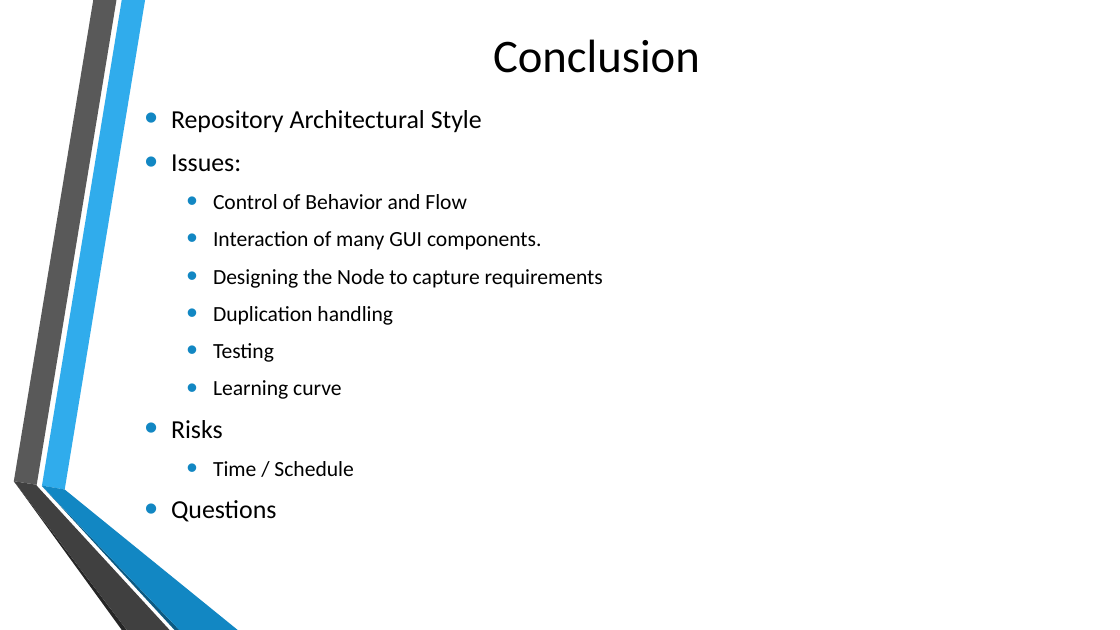
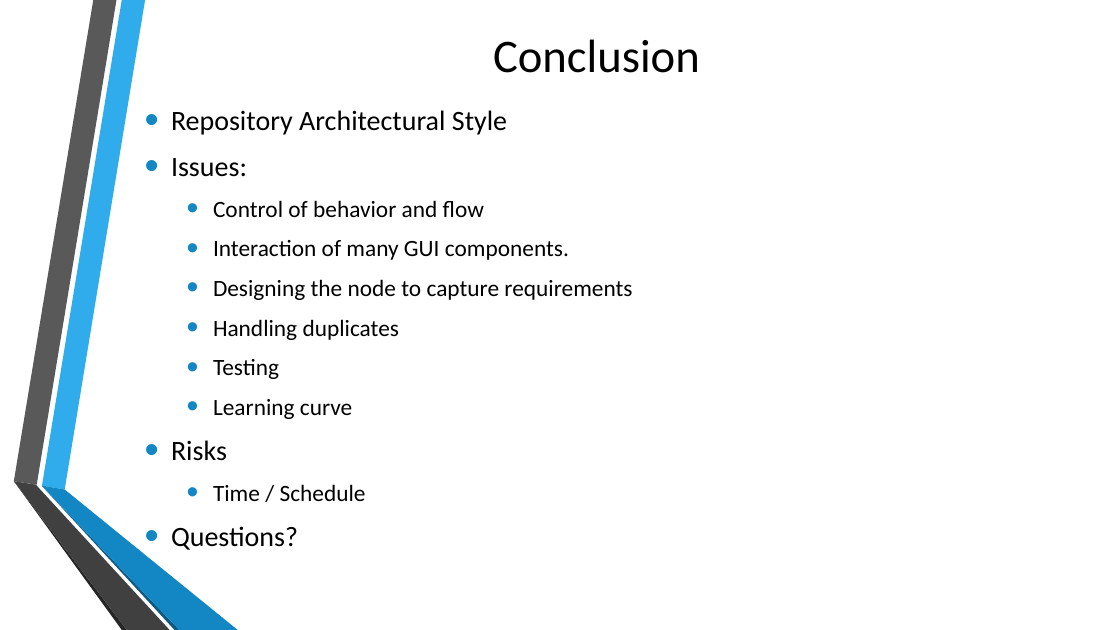
Before and after one commit to NMSU-SDev/team-FE, a slide deck: slide 6 of trunk/docs/TeamFE-ArchPresentation.pptx. Drawn at 1120x630 pixels with LibreOffice and Linux fonts; fonts in the diff are those of the drawing; background and template pictures are left out. Boxes give left, top, right and bottom in pixels: in the first picture for what was removed or moved away, otherwise in the second. Text is boxed around its words. In the diff, an @@ line names an element or a change of style, - is before the commit and + after.

```diff
--- a/trunk/docs/TeamFE-ArchPresentation.pptx
+++ b/trunk/docs/TeamFE-ArchPresentation.pptx
@@ text at (171, 110, 569, 501): size 22.2 to 24 pt in "Repository Architectural Style", "Issues:", "Risks"; size 18.5 to 20 pt in "Interaction of many GUI components.", "Testing", "Learning curve", "Time / Schedule" @@
@@ text at (213, 200, 484, 217): text changed; size 18.5 to 20 pt @@
-  • Control of Behavior and Flow
+  • Control of behavior and flow
@@ text at (213, 279, 632, 340): text changed; size 18.5 to 20 pt @@
-  • Designing the Node to capture requirements
-  • Duplication handling
+  • Designing the node to capture requirements
+  • Handling duplicates
@@ text at (171, 526, 298, 550): text changed; size 22.2 to 24 pt @@
-• Questions
+• Questions?
```
Also in this commit, not shown: 4 other slides changed, 1 other file.
